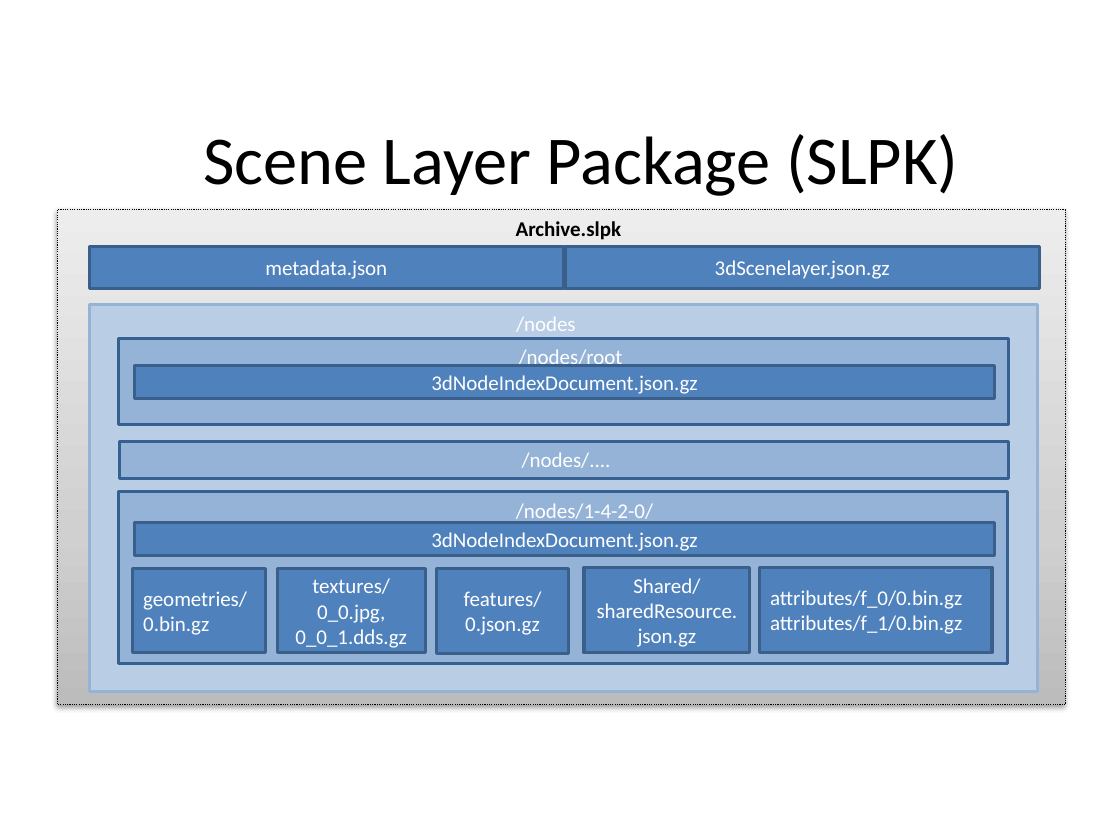
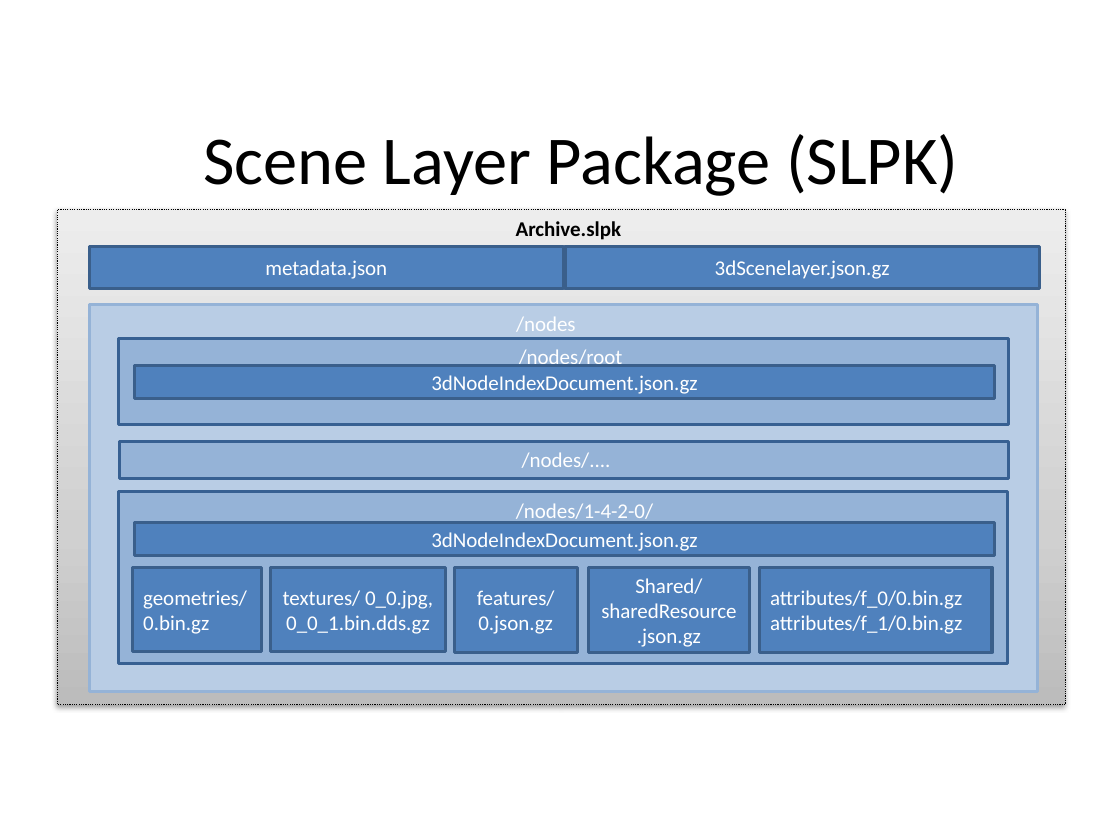
Before and after one commit to Esri/i3s-spec, a slide deck: slide 4 of format/uml/SpecificationFigures.pptx. Drawn at 1120x840 pixels with LibreOffice and Linux fonts; fonts in the diff are those of the drawing. Boxes give left, top, right and bottom in pixels: in the first picture for what was removed or moved away, otherwise in the second. Text is boxed around its words. In the diff, an @@ line names an element or a change of style, - is before the commit and + after.

Commit message:
added vendors and updated SLPK diagram

```diff
--- a/format/uml/SpecificationFigures.pptx
+++ b/format/uml/SpecificationFigures.pptx
@@ rectangle "geometries/ 0.bin.gz": place and size @@
-rectangle "geometries/ 0.bin.gz" at (132,568,265,652)
+rectangle "geometries/ 0.bin.gz" at (132,568,261,652)
@@ rectangle "textures/ 0_0.jpg,": place and size @@
-rectangle "textures/ 0_0.jpg," at (277,569,424,653)
+rectangle "textures/ 0_0.jpg," at (271,568,446,652)
@@ rectangle "features/ 0.json.gz": place and size @@
-rectangle "features/ 0.json.gz" at (437,568,569,653)
+rectangle "features/ 0.json.gz" at (455,568,578,653)
@@ rectangle "Shared/ sharedResource.json.gz": place and size @@
-rectangle "Shared/ sharedResource.json.gz" at (584,568,749,653)
+rectangle "Shared/ sharedResource.json.gz" at (588,568,749,653)
@@ text in rectangle at (286,615,430,634): text changed @@
-0_0_1.dds.gz
+0_0_1.bin.dds.gz
```
Also in this commit, not shown: 2 other files.
